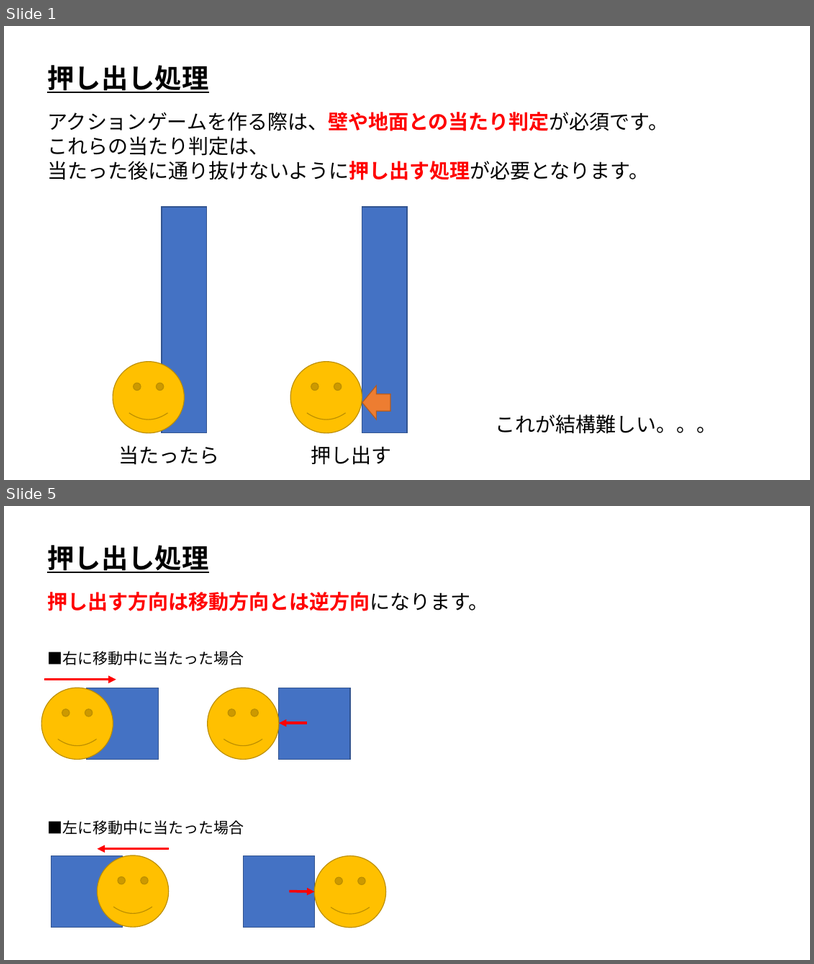
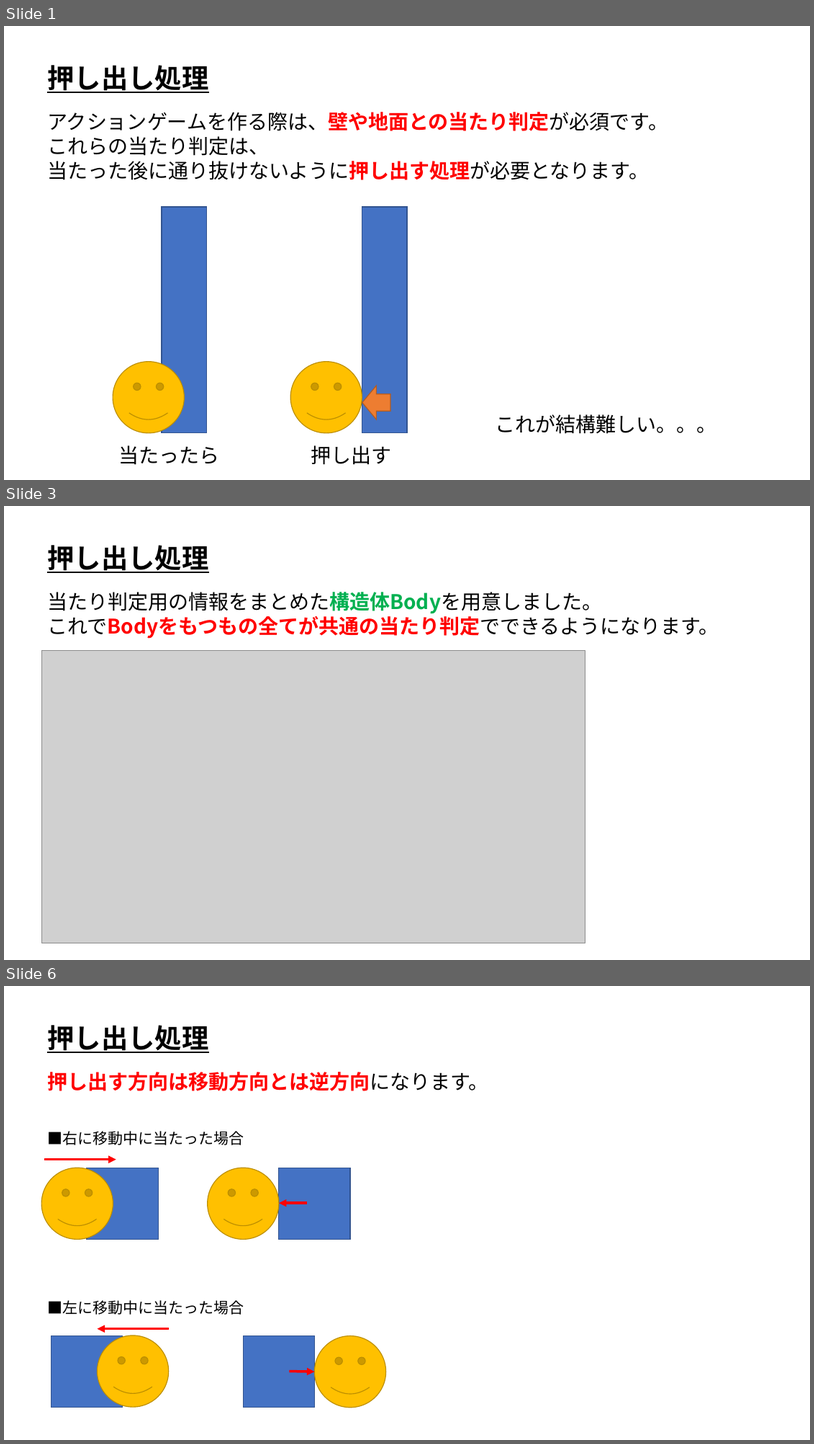
Before and after one commit to ArakiYusuke-Ohara/Textbook, a slide deck: ゲーム科1年/00_前期/ゲームプログラミングⅢ/04_押し出し処理.pptx. Shown one above the other, each under a label of ours: slides 1 and 5 before the commit, slides 1, 3 and 6 after it; the slides between them are not shown. The pictures are 814x964 and 814x1444 pixels, drawn with LibreOffice and Linux fonts; fonts in the diff are those of the drawing; grey boxes stand for pictures. Boxes give left, top, right and bottom in pixels: in the first picture for what was removed or moved away, otherwise in the second. Text is boxed around its words. In the diff, an @@ line names an element or a change of style, - is before the commit and + after.

Commit message:
押し出し処理見直し

```diff
--- a/ゲーム科1年/00_前期/ゲームプログラミングⅢ/04_押し出し処理.pptx
+++ b/ゲーム科1年/00_前期/ゲームプログラミングⅢ/04_押し出し処理.pptx
@@ slide 3 added at (4, 506, 810, 960), background #FFFFFF @@
@@ text added at (47, 545, 208, 573), 32 pt, text #000000, bold, underline @@
+押し出し処理
@@ text added at (47, 592, 719, 638), 24 pt, text #000000 @@
+当たり判定用の情報をまとめた構造体Bodyを用意しました。
+これでBodyをもつもの全てが共通の当たり判定でできるようになります。
@@ picture added at (41, 651, 585, 943) @@
@@ what was slide 5 is now slide 6 @@
```
Also in this commit, not shown: 8 slides changed, 8 other files.
